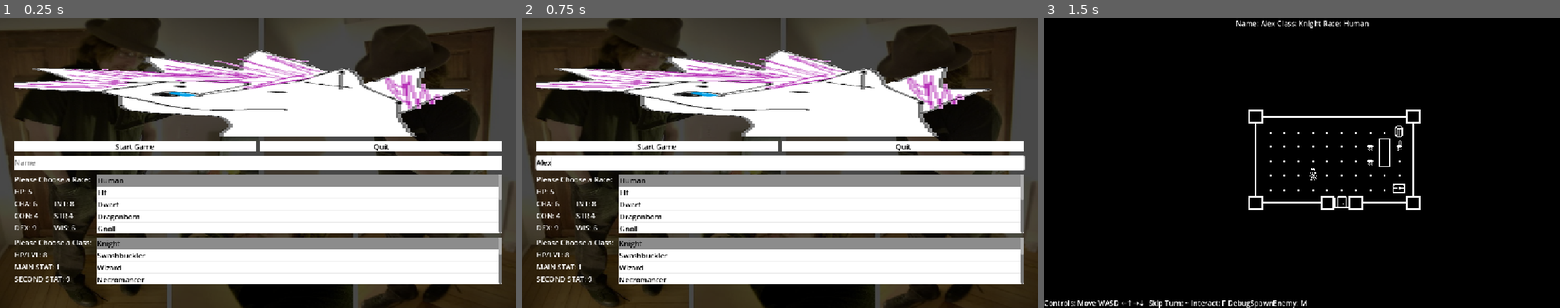
Above: before the commit, frames 1-3 (left to right).
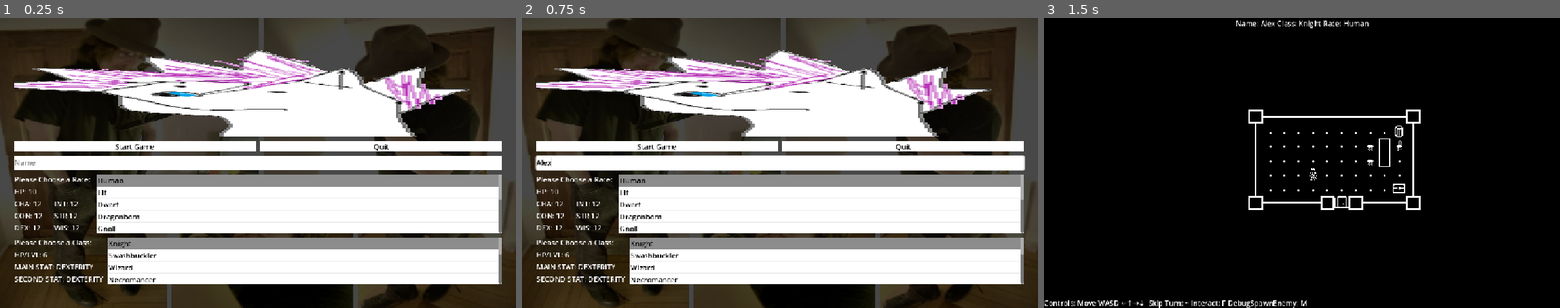
Above: after the commit, the same moments.

Repository: JohnScuzzman/Gnoll-Pointer-Godot-Game
Game: Godot game, scene res://level/main_menu.tscn
Two runs of this game, one before a commit and one after it. Both use one fixed random seed, a clock stepped at 60 frames per second and the inputs below.
Inputs (mouse positions are in pixels of both pictures, inside the frame that each line leads up to):
- Up to frame 1 (0.25 s): no input
- Up to frame 2 (0.75 s): click (780, 163) at 0.52 s; type "Alex" at 0.6 s
- Up to frame 3 (1.5 s): click "Start Game" at 1.25 s

The runs differ from the first frame. In frame 1, 0.9% of the frame differs, in the area x 5-31%, y 59-92%; in frame 2, 0.9%; in frame 3, nothing differs.

Commit message:
Added tile_size as a global + reworked calculation on start and linked menu with enums

Diff:
--- a/entity/enemy.gd
+++ b/entity/enemy.gd
@@ -1,6 +1,5 @@
 extends RigidBody2D
 
-@export var tile_size : float = 16
 @export var death_texture : Texture2D
 
 @onready var sprite = $Sprite2D
@@ -14,6 +13,8 @@
 
 func _ready():
 	add_to_group("enemy")
+	sprite.offset = Vector2(GlobalVariable.tile_size / 2, GlobalVariable.tile_size / 2)
+	shape_cast.position = Vector2(GlobalVariable.tile_size / 2, GlobalVariable.tile_size / 2)
 
 func on_hit(value):
 	value -= armor_value
@@ -44,19 +45,19 @@
 		if abs(direction.x) > abs(direction.y):
 			if direction.x > 0:
 				sprite.flip_h = true
-				shape_cast.target_position = Vector2((tile_size / 2), 0)
-				new_position = get_rounded_vector2(global_position.x + tile_size, global_position.y)
+				shape_cast.target_position = Vector2((GlobalVariable.tile_size / 2), 0)
+				new_position = get_rounded_vector2(global_position.x + GlobalVariable.tile_size, global_position.y)
 			else:
 				sprite.flip_h = false
-				shape_cast.target_position = Vector2(-(tile_size / 2), 0)
-				new_position = get_rounded_vector2(global_position.x - tile_size, global_position.y)
+				shape_cast.target_position = Vector2(-(GlobalVariable.tile_size / 2), 0)
+				new_position = get_rounded_vector2(global_position.x - GlobalVariable.tile_size, global_position.y)
 		else:
 			if direction.y > 0:
-				shape_cast.target_position = Vector2(0, (tile_size / 2))
-				new_position = get_rounded_vector2(global_position.x, global_position.y + tile_size)
+				shape_cast.target_position = Vector2(0, (GlobalVariable.tile_size / 2))
+				new_position = get_rounded_vector2(global_position.x, global_position.y + GlobalVariable.tile_size)
 			else:
-				shape_cast.target_position = Vector2(0, -(tile_size / 2))
-				new_position = get_rounded_vector2(global_position.x, global_position.y - tile_size)
+				shape_cast.target_position = Vector2(0, -(GlobalVariable.tile_size / 2))
+				new_position = get_rounded_vector2(global_position.x, global_position.y - GlobalVariable.tile_size)
 
 		shape_cast.force_shapecast_update()
 
@@ -69,4 +70,4 @@
 
 # TODO : Use the global variable instead
 func get_rounded_vector2(x, y) -> Vector2:
-	return Vector2(round(x / tile_size) * tile_size, round(y / tile_size) * tile_size)
+	return Vector2(round(x / GlobalVariable.tile_size) * GlobalVariable.tile_size, round(y / GlobalVariable.tile_size) * GlobalVariable.tile_size)
--- a/entity/player.gd
+++ b/entity/player.gd
@@ -1,12 +1,12 @@
 extends BaseEntity
-
-@export var tile_size : float = 16
 
 @onready var sprite = $Sprite2D
 @onready var shape_cast: ShapeCast2D = $ShapeCast2D
 
 func _ready():
 	add_to_group("player")
+	sprite.offset = Vector2(GlobalVariable.tile_size / 2, GlobalVariable.tile_size / 2)
+	shape_cast.position = Vector2(GlobalVariable.tile_size / 2, GlobalVariable.tile_size / 2)
 
 func try_move_or_colide(input_direction):
 	var new_player_position: Vector2
@@ -16,18 +16,18 @@
 
 	if (input_direction.x < 0):
 		sprite.flip_h = false
-		shape_cast.target_position = Vector2(-(tile_size / 2), 0)
-		new_player_position = get_rounded_vector2(global_position.x - tile_size, global_position.y)
+		shape_cast.target_position = Vector2(-(GlobalVariable.tile_size / 2), 0)
+		new_player_position = get_rounded_vector2(global_position.x - GlobalVariable.tile_size, global_position.y)
 	elif (input_direction.x > 0):
 		sprite.flip_h = true
-		shape_cast.target_position = Vector2((tile_size / 2), 0)
-		new_player_position = get_rounded_vector2(global_position.x + tile_size, global_position.y)
+		shape_cast.target_position = Vector2((GlobalVariable.tile_size / 2), 0)
+		new_player_position = get_rounded_vector2(global_position.x + GlobalVariable.tile_size, global_position.y)
 	elif (input_direction.y < 0):
-		shape_cast.target_position = Vector2(0, -(tile_size / 2))
-		new_player_position = get_rounded_vector2(global_position.x, global_position.y - tile_size)
+		shape_cast.target_position = Vector2(0, -(GlobalVariable.tile_size / 2))
+		new_player_position = get_rounded_vector2(global_position.x, global_position.y - GlobalVariable.tile_size)
 	elif (input_direction.y > 0):
-		shape_cast.target_position = Vector2(0, (tile_size / 2))
-		new_player_position = get_rounded_vector2(global_position.x, global_position.y + tile_size)
+		shape_cast.target_position = Vector2(0, (GlobalVariable.tile_size / 2))
+		new_player_position = get_rounded_vector2(global_position.x, global_position.y + GlobalVariable.tile_size)
 
 	shape_cast.force_shapecast_update()
 
@@ -39,7 +39,7 @@
 	return null
 
 func get_rounded_vector2(x, y) -> Vector2:
-	return Vector2(round(x / tile_size) * tile_size, round(y / tile_size) * tile_size)
+	return Vector2(round(x / GlobalVariable.tile_size) * GlobalVariable.tile_size, round(y / GlobalVariable.tile_size) * GlobalVariable.tile_size)
 
 func on_hit(value):
 	# TODO : Calculate on hit and modifiy values
--- a/globals/global_enums.gd
+++ b/globals/global_enums.gd
@@ -57,16 +57,31 @@
 }
 
 enum Races {
-	HUMAN,
-	ELF,
-	DWARF,
-	DRAGONBORN,
-	GNOLL,
-	AVIAN,
-	SKELETON,
-	MANTIS,
-	AUTOMATON,
-	WEREWOLF,
-	VAMPIRE,
-	SUCCUBUS,
+	human,
+	elf,
+	dwarf,
+	dragonborn,
+	gnoll,
+	avian,
+	skeleton,
+	mantis,
+	automaton,
+	werewolf,
+	vampire,
+	succubus,
 }
+
+enum Clases {
+	knight,
+	swashbuckler,
+	wizard,
+	necromancer,
+	gunslinger,
+	druid,
+	ranger,
+	dark_knight,
+	warlock,
+	conjurer,
+	cyborg,
+	bard
+}
--- /dev/null
+++ b/globals/global_variable.gd
@@ -0,0 +1,3 @@
+extends Node
+
+var tile_size = 16
--- a/level/game_level.gd
+++ b/level/game_level.gd
@@ -11,8 +11,8 @@
 
 var player: BaseEntity
 var player_name
-var player_class
-var player_race
+var player_class: Resource
+var player_race: Resource
 
 var active_enemies: Array
 var turns_to_skip = 0
@@ -29,7 +29,7 @@
 	player.get_node("RemoteTransform2D").remote_path = main_camera.get_path()
 
 	print("This is where you would set stuff about the player")
-	user_interface.get_node("DebugLabel").text = "Name: " + str(player_name) + " Class: " + str(player_class) + " Race: " + str(player_race)
+	user_interface.get_node("DebugLabel").text = "Name: " + str(player_name) + " Class: " + str(player_class.name) + " Race: " + str(player_race.name)
 
 func _physics_process(_delta: float) -> void:
 	if (turns_to_skip > 0):
--- a/level/main_menu.gd
+++ b/level/main_menu.gd
@@ -18,9 +18,21 @@
 @export var dex_value: Label
 @export var wis_value: Label
 
+var classes: Array[Resource] = []
+var races: Array[Resource] = []
+
 func _ready() -> void:
+	for classKey in GlobalEnums.Clases.keys():
+		var classDef = load("res://resources/character_classes/" + classKey + ".tres")
+		classes.append(classDef)
+		class_item_list.add_item(classDef.name)
 	class_item_list.select(0)
 	_on_class_item_list_item_selected(0)
+
+	for raceKey in GlobalEnums.Races.keys():
+		var raceDef = load("res://resources/character_races/" + raceKey + ".tres")
+		races.append(raceDef)
+		race_item_list.add_item(raceDef.name)
 	race_item_list.select(0)
 	_on_race_item_list_item_selected(0)
 
@@ -28,8 +40,8 @@
 	var next_scene_packed = load("res://level/game_level.tscn")
 	var next_scene_instance = next_scene_packed.instantiate()
 	next_scene_instance.player_name = name_text_edit.text
-	next_scene_instance.player_class = class_item_list.get_item_text(class_item_list.get_selected_items()[0])
-	next_scene_instance.player_race = race_item_list.get_item_text(race_item_list.get_selected_items()[0])
+	next_scene_instance.player_class = classes[class_item_list.get_selected_items()[0]]
+	next_scene_instance.player_race = races[race_item_list.get_selected_items()[0]]
 	get_tree().root.add_child(next_scene_instance)
 	get_tree().current_scene = next_scene_instance
 	queue_free()
@@ -39,16 +51,18 @@
 
 # Obviously change this to real values
 func _on_race_item_list_item_selected(index: int) -> void:
-	hp_value.text = str(randi_range(1, 10))
-	cha_value.text = str(randi_range(1, 10))
-	int_value.text = str(randi_range(1, 10))
-	con_value.text = str(randi_range(1, 10))
-	str_value.text = str(randi_range(1, 10))
-	dex_value.text = str(randi_range(1, 10))
-	wis_value.text = str(randi_range(1, 10))
+	var racedef = races[index]
+	hp_value.text = str(racedef.health_points)
+	cha_value.text = str(racedef.charisma)
+	int_value.text = str(racedef.intelligence)
+	con_value.text = str(racedef.constitution)
+	str_value.text = str(racedef.strength)
+	dex_value.text = str(racedef.dexterity)
+	wis_value.text = str(racedef.wisdom)
 
 # Obviously change this to real values
 func _on_class_item_list_item_selected(index: int) -> void:
-	hp_lvl_value.text = str(randi_range(1, 10))
-	main_stat_value.text = str(randi_range(1, 10))
-	second_stat_value.text = str(randi_range(1, 10))
+	var classDef = classes[index]
+	hp_lvl_value.text = str(classDef.hp_per_lvl)
+	main_stat_value.text = str(GlobalEnums.StatType.find_key(classDef.main_stat))
+	second_stat_value.text = str(GlobalEnums.StatType.find_key(classDef.secondary_stat))
--- a/level/main_menu.tscn
+++ b/level/main_menu.tscn
@@ -226,19 +226,6 @@
 theme_override_styles/hovered_selected = SubResource("StyleBoxFlat_48gui")
 theme_override_styles/hovered_selected_focus = SubResource("StyleBoxFlat_48gui")
 theme_override_styles/selected = SubResource("StyleBoxFlat_48gui")
-item_count = 12
-item_0/text = "Human"
-item_1/text = "Elf"
-item_2/text = "Dwarf"
-item_3/text = "Dragonborn"
-item_4/text = "Gnoll"
-item_5/text = "Avian"
-item_6/text = "Skeleton"
-item_7/text = "Mantis"
-item_8/text = "Automaton"
-item_9/text = "Werewolf"
-item_10/text = "Vampire"
-item_11/text = "Succubus"
 
 [node name="ClassContainer" type="HBoxContainer" parent="MainContainer/SelectorContainer" unique_id=1380692597]
 layout_mode = 2
@@ -297,19 +284,6 @@
 theme_override_styles/hovered_selected = SubResource("StyleBoxFlat_48gui")
 theme_override_styles/hovered_selected_focus = SubResource("StyleBoxFlat_48gui")
 theme_override_styles/selected = SubResource("StyleBoxFlat_48gui")
-item_count = 12
-item_0/text = "Knight"
-item_1/text = "Swashbuckler"
-item_2/text = "Wizard"
-item_3/text = "Necromancer"
-item_4/text = "Gunslinger"
-item_5/text = "Druid"
-item_6/text = "Ranger"
-item_7/text = "Dark Knight"
-item_8/text = "Warlock"
-item_9/text = "Conjurer"
-item_10/text = "Cyborg"
-item_11/text = "Bard"
 
 [connection signal="pressed" from="MainContainer/ButtonContainer/PlayButton" to="." method="_on_start_pressed"]
 [connection signal="pressed" from="MainContainer/ButtonContainer/QuitButton" to="." method="_on_quit_pressed"]
--- a/project.godot
+++ b/project.godot
@@ -18,6 +18,7 @@
 [autoload]
 
 GlobalEnums="*uid://ce2x4hnybfcqr"
+GlobalVariable="*uid://limrbib8hbqt"
 
 [display]
 
--- /dev/null
+++ b/resources/character_races/automaton.tres
@@ -0,0 +1,15 @@
+[gd_resource type="Resource" script_class="Stats" format=3 uid="uid://bqqyt1arqo3n2"]
+
+[ext_resource type="Script" uid="uid://c3rva5ydu7iwf" path="res://resources/entities/stats.gd" id="1_aarl1"]
+
+[resource]
+script = ExtResource("1_aarl1")
+name = "Automaton"
+charisma = 10
+constitution = 16
+dexterity = 10
+intelligence = 12
+strength = 14
+wisdom = 10
+health_points = 10
+metadata/_custom_type_script = "uid://c3rva5ydu7iwf"
--- /dev/null
+++ b/resources/character_races/avian.tres
@@ -0,0 +1,15 @@
+[gd_resource type="Resource" script_class="Stats" format=3 uid="uid://uq2dbmlb7aa2"]
+
+[ext_resource type="Script" uid="uid://c3rva5ydu7iwf" path="res://resources/entities/stats.gd" id="1_yrqxp"]
+
+[resource]
+script = ExtResource("1_yrqxp")
+name = "Avian"
+charisma = 12
+constitution = 16
+dexterity = 10
+intelligence = 8
+strength = 14
+wisdom = 10
+health_points = 12
+metadata/_custom_type_script = "uid://c3rva5ydu7iwf"
--- /dev/null
+++ b/resources/character_races/dragonborn.tres
@@ -0,0 +1,15 @@
+[gd_resource type="Resource" script_class="Stats" format=3 uid="uid://dwfu43coi3b30"]
+
+[ext_resource type="Script" uid="uid://c3rva5ydu7iwf" path="res://resources/entities/stats.gd" id="1_svowq"]
+
+[resource]
+script = ExtResource("1_svowq")
+name = "Dragonborn"
+charisma = 10
+constitution = 16
+dexterity = 8
+intelligence = 10
+strength = 16
+wisdom = 10
+health_points = 12
+metadata/_custom_type_script = "uid://c3rva5ydu7iwf"
--- /dev/null
+++ b/resources/character_races/dwarf.tres
@@ -0,0 +1,15 @@
+[gd_resource type="Resource" script_class="Stats" format=3 uid="uid://bet6pnao1upjc"]
+
+[ext_resource type="Script" uid="uid://c3rva5ydu7iwf" path="res://resources/entities/stats.gd" id="1_po5eu"]
+
+[resource]
+script = ExtResource("1_po5eu")
+name = "Dwarf"
+charisma = 10
+constitution = 14
+dexterity = 10
+intelligence = 10
+strength = 14
+wisdom = 16
+health_points = 10
+metadata/_custom_type_script = "uid://c3rva5ydu7iwf"
--- /dev/null
+++ b/resources/character_races/elf.tres
@@ -0,0 +1,15 @@
+[gd_resource type="Resource" script_class="Stats" format=3 uid="uid://b6onppfy2pucs"]
+
+[ext_resource type="Script" uid="uid://c3rva5ydu7iwf" path="res://resources/entities/stats.gd" id="1_e4dwl"]
+
+[resource]
+script = ExtResource("1_e4dwl")
+name = "Elf"
+charisma = 12
+constitution = 10
+dexterity = 16
+intelligence = 14
+strength = 10
+wisdom = 12
+health_points = 8
+metadata/_custom_type_script = "uid://c3rva5ydu7iwf"
--- /dev/null
+++ b/resources/character_races/gnoll.tres
@@ -0,0 +1,15 @@
+[gd_resource type="Resource" script_class="Stats" format=3 uid="uid://ca0pbi0jpwkr4"]
+
+[ext_resource type="Script" uid="uid://c3rva5ydu7iwf" path="res://resources/entities/stats.gd" id="1_36b0j"]
+
+[resource]
+script = ExtResource("1_36b0j")
+name = "Gnoll"
+charisma = 10
+constitution = 16
+dexterity = 10
+intelligence = 8
+strength = 16
+wisdom = 10
+health_points = 12
+metadata/_custom_type_script = "uid://c3rva5ydu7iwf"
--- /dev/null
+++ b/resources/character_races/human.tres
@@ -0,0 +1,15 @@
+[gd_resource type="Resource" script_class="Stats" format=3 uid="uid://bvnbnxs04j1hi"]
+
+[ext_resource type="Script" uid="uid://c3rva5ydu7iwf" path="res://resources/entities/stats.gd" id="1_cdsag"]
+
+[resource]
+script = ExtResource("1_cdsag")
+name = "Human"
+charisma = 12
+constitution = 12
+dexterity = 12
+intelligence = 12
+strength = 12
+wisdom = 12
+health_points = 10
+metadata/_custom_type_script = "uid://c3rva5ydu7iwf"
--- /dev/null
+++ b/resources/character_races/mantis.tres
@@ -0,0 +1,15 @@
+[gd_resource type="Resource" script_class="Stats" format=3 uid="uid://ceda4kjmamld4"]
+
+[ext_resource type="Script" uid="uid://c3rva5ydu7iwf" path="res://resources/entities/stats.gd" id="1_h8vt3"]
+
+[resource]
+script = ExtResource("1_h8vt3")
+name = "Mantis"
+charisma = 8
+constitution = 14
+dexterity = 12
+intelligence = 10
+strength = 16
+wisdom = 10
+health_points = 12
+metadata/_custom_type_script = "uid://c3rva5ydu7iwf"
--- /dev/null
+++ b/resources/character_races/skeleton.tres
@@ -0,0 +1,15 @@
+[gd_resource type="Resource" script_class="Stats" format=3 uid="uid://v4krpkewx8yc"]
+
+[ext_resource type="Script" uid="uid://c3rva5ydu7iwf" path="res://resources/entities/stats.gd" id="1_56qwy"]
+
+[resource]
+script = ExtResource("1_56qwy")
+name = "Skeleton"
+charisma = 10
+constitution = 14
+dexterity = 12
+intelligence = 16
+strength = 8
+wisdom = 14
+health_points = 8
+metadata/_custom_type_script = "uid://c3rva5ydu7iwf"
--- /dev/null
+++ b/resources/character_races/succubus.tres
@@ -0,0 +1,15 @@
+[gd_resource type="Resource" script_class="Stats" format=3 uid="uid://cmsr72vcmgbhd"]
+
+[ext_resource type="Script" uid="uid://c3rva5ydu7iwf" path="res://resources/entities/stats.gd" id="1_1qtpw"]
+
+[resource]
+script = ExtResource("1_1qtpw")
+name = "Sccubus"
+charisma = 16
+constitution = 10
+dexterity = 12
+intelligence = 14
+strength = 8
+wisdom = 12
+health_points = 8
+metadata/_custom_type_script = "uid://c3rva5ydu7iwf"
--- /dev/null
+++ b/resources/character_races/vampire.tres
@@ -0,0 +1,15 @@
+[gd_resource type="Resource" script_class="Stats" format=3 uid="uid://cj3fyrgph34rm"]
+
+[ext_resource type="Script" uid="uid://c3rva5ydu7iwf" path="res://resources/entities/stats.gd" id="1_gutgf"]
+
+[resource]
+script = ExtResource("1_gutgf")
+name = "Vampire"
+charisma = 16
+constitution = 10
+dexterity = 12
+intelligence = 14
+strength = 10
+wisdom = 10
+health_points = 10
+metadata/_custom_type_script = "uid://c3rva5ydu7iwf"
--- /dev/null
+++ b/resources/character_races/werewolf.tres
@@ -0,0 +1,15 @@
+[gd_resource type="Resource" script_class="Stats" format=3 uid="uid://c3twky2lxen0b"]
+
+[ext_resource type="Script" uid="uid://c3rva5ydu7iwf" path="res://resources/entities/stats.gd" id="1_3x2be"]
+
+[resource]
+script = ExtResource("1_3x2be")
+name = "Werewolf"
+charisma = 10
+constitution = 16
+dexterity = 14
+intelligence = 8
+strength = 16
+wisdom = 8
+health_points = 12
+metadata/_custom_type_script = "uid://c3rva5ydu7iwf"
--- a/resources/entities/stats.gd
+++ b/resources/entities/stats.gd
@@ -1,6 +1,7 @@
 class_name Stats
 extends Resource
 
+@export var name: String
 @export var attack: int
 @export var charisma: int
 @export var constitution: int
Not shown, added: globals/global_variable.gd.uid
